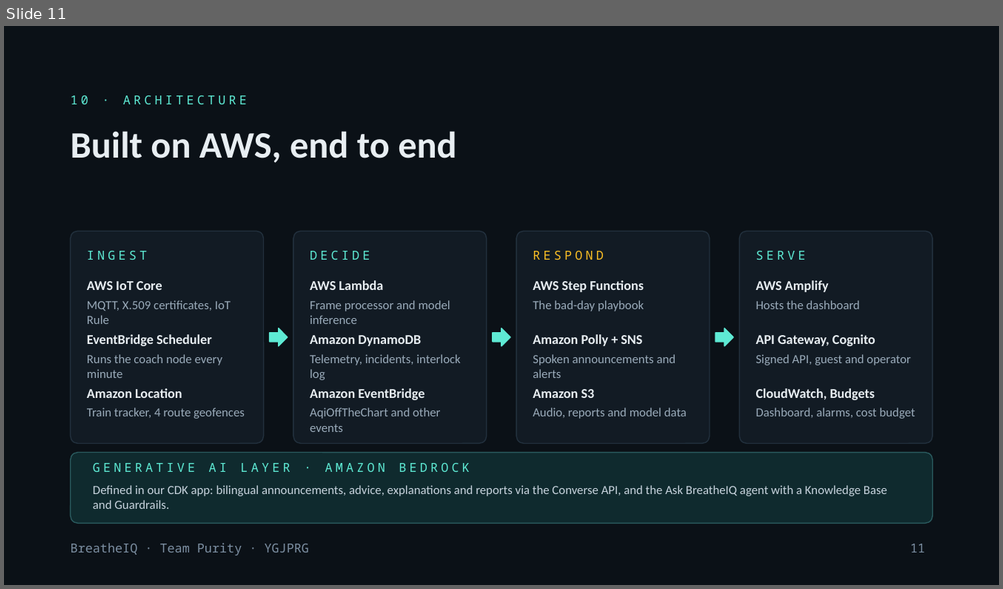
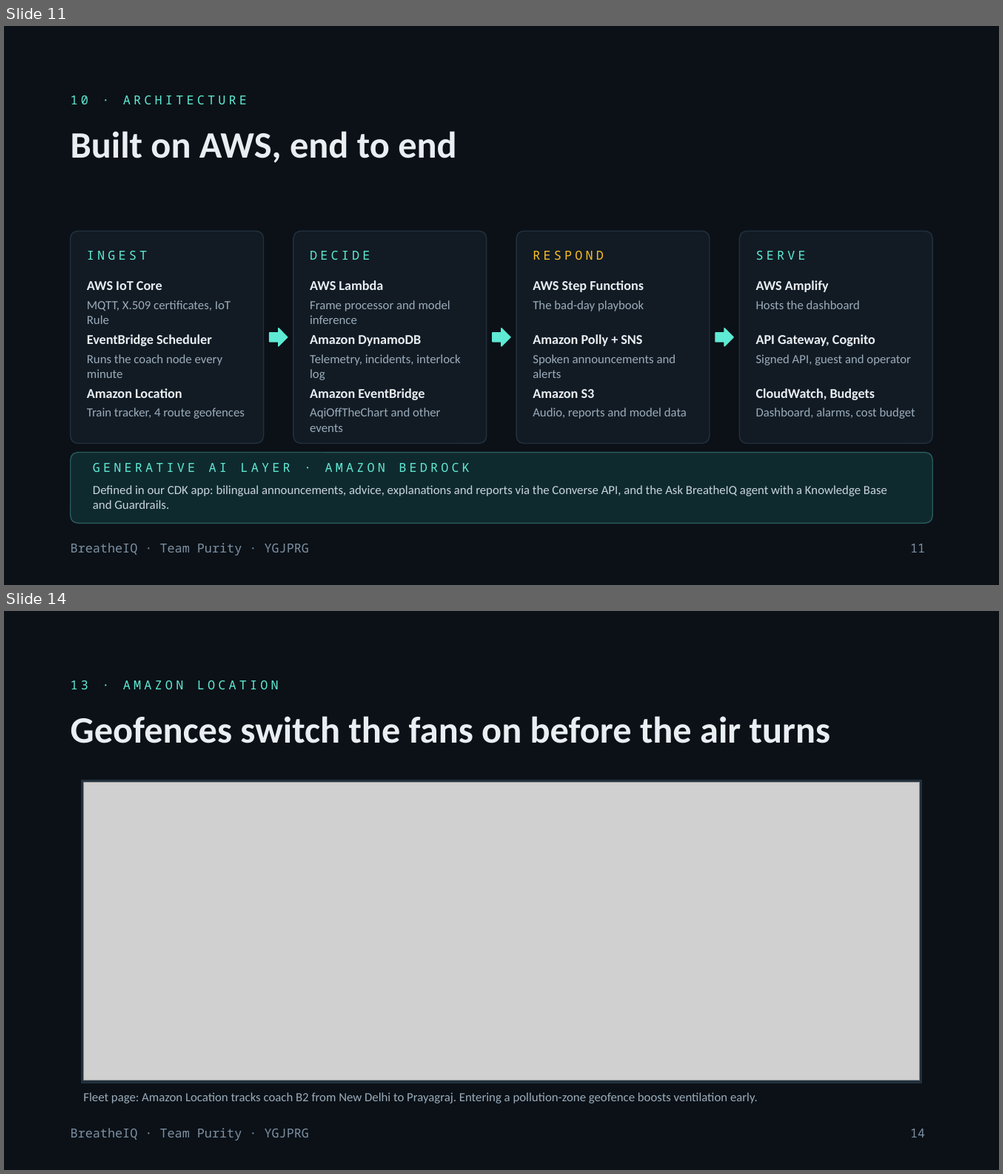
Before and after one commit to prayag-1771/BreatheIQ, a slide deck: docs/BreatheIQ-Team-Purity.pptx. Shown one above the other, each under a label of ours: slide 11 before the commit, slides 11 and 14 after it; the slides between them are not shown. The pictures are 1003x589 and 1003x1174 pixels, drawn with LibreOffice and Linux fonts; fonts in the diff are those of the drawing; grey boxes stand for pictures. Boxes give left, top, right and bottom in pixels: in the first picture for what was removed or moved away, otherwise in the second. Text is boxed around its words. In the diff, an @@ line names an element or a change of style, - is before the commit and + after.

Commit message:
Add the hardware prototype photo, sharper screenshots and the video demo
README: links to the YouTube demo and the live deployment at the top, a clickable video thumbnail, the labelled prototype photo with its parts, and full-width 3x screenshots of the live dashboard. Presentation: a prototype slide built on the photo, larger 3x screenshots on their own slides, and the video link on the closing slide.

```diff
--- a/docs/BreatheIQ-Team-Purity.pptx
+++ b/docs/BreatheIQ-Team-Purity.pptx
@@ slide 14 added at [4, 611, 999, 1170], background #0B1117; not listed: 1 template element that a slide beside it also shows @@
@@ text added at [71, 681, 279, 689], 12 pt, text #5EEAD4 @@
+13 · AMAZON LOCATION
@@ title added at [71, 716, 830, 743], 36 pt, text #E8EEF2, bold @@
+Geofences switch the fans on before the air turns
@@ rectangle added at [82, 780, 922, 1083], fill #22303D, outline #22303D 1 pt @@
@@ picture added at [84, 783, 919, 1081] @@
@@ text added at [83, 1093, 757, 1104], 12 pt, text #9AABBA @@
+Fleet page: Amazon Location tracks coach B2 from New Delhi to Prayagraj. Entering a pollution-zone geofence boosts ventilation early.
@@ page number added at [910, 1129, 925, 1138], 12 pt, text #7D90A3 @@
+14
```
Also in this commit, not shown: 4 slides changed, 3 other slides added, 2 slides removed, 8 other files.
